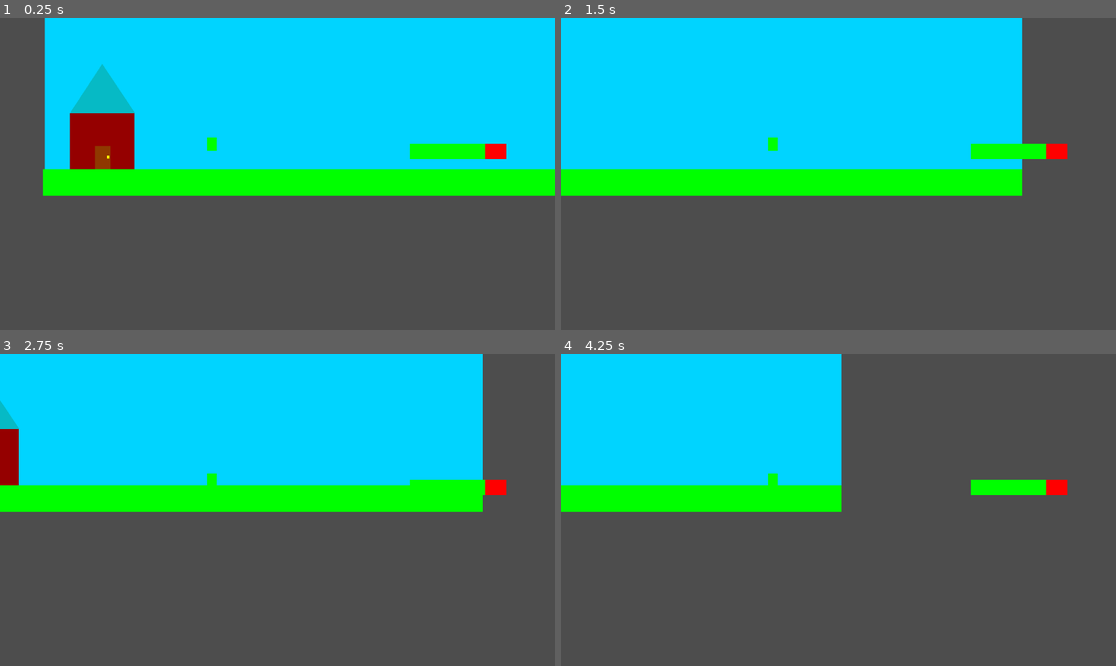
Above: before the commit, frames 1-4 (two rows, left to right).
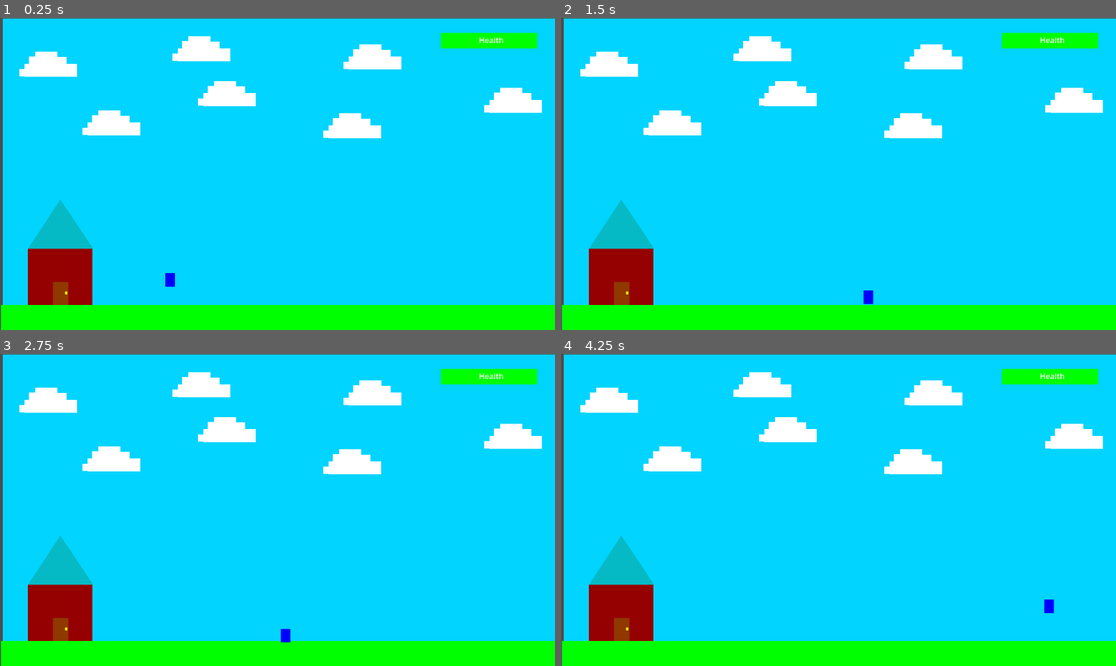
Above: after the commit, the same moments.

Repository: tahmed-sudo/Tabbys-digitech26
Game: Godot game, scene res://Level.tscn
Two runs of this game, one before a commit and one after it. Both use one fixed random seed, a clock stepped at 60 frames per second and the inputs below. The project has no main scene, so this scene is started directly.
Inputs:
- Up to frame 1 (0.25 s): no input
- Up to frame 2 (1.5 s): hold Right (ui_right) from 0.53 s (still down); tap Up (ui_accept) at 0.77 s
- Up to frame 3 (2.75 s): tap Up (ui_accept) at 1.52 s; release Right (ui_right) at 2.03 s; hold Left (ui_left) from 2.03 s (still down)
- Up to frame 4 (4.25 s): release Left (ui_left) at 2.78 s; hold Right (ui_right) from 2.78 s (still down); tap Up (ui_accept) at 3.02, 3.77 s

The runs differ from the first frame. In frame 1, 64% of the frame differs, in the area x 0-100%, y 0-100%; in frame 2, 65%; in frame 3, 69%; in frame 4, 82%.
Error before the commit: Invalid assignment of property or key 'max_value' with value of type 'int' on a base object of type 'Nil'. (res://player.gd:14)

Commit message:
lots of progress towards good enemy spawn

Diff:
--- /dev/null
+++ b/tabbys-2026-game/Enemy.tscn
@@ -0,0 +1,20 @@
+[gd_scene format=3 uid="uid://bso8oc3ia75cm"]
+
+[ext_resource type="Script" uid="uid://dw81wx63luwpc" path="res://enemy.gd" id="1_tt7e2"]
+
+[sub_resource type="CapsuleShape2D" id="CapsuleShape2D_gqquq"]
+height = 34.0
+
+[node name="CharacterBody2D" type="CharacterBody2D" unique_id=1881185564]
+script = ExtResource("1_tt7e2")
+
+[node name="ColorRect" type="ColorRect" parent="." unique_id=785746265]
+offset_left = 9.0
+offset_top = 4.0
+offset_right = 29.0
+offset_bottom = 38.0
+color = Color(1, 0, 0, 1)
+
+[node name="CollisionShape2D" type="CollisionShape2D" parent="." unique_id=1852852758]
+position = Vector2(19, 21)
+shape = SubResource("CapsuleShape2D_gqquq")
--- a/tabbys-2026-game/Level.tscn
+++ b/tabbys-2026-game/Level.tscn
@@ -1,6 +1,7 @@
 [gd_scene format=3 uid="uid://xuhycqdapved"]
 
 [ext_resource type="PackedScene" uid="uid://dsi3kowc0s4hu" path="res://Player.tscn" id="1_bexhn"]
+[ext_resource type="Script" uid="uid://c2qscjkugucp2" path="res://level.gd" id="1_t7iv1"]
 
 [sub_resource type="StyleBoxFlat" id="StyleBoxFlat_bexhn"]
 bg_color = Color(1, 0, 0, 1)
@@ -8,10 +9,16 @@
 [sub_resource type="StyleBoxFlat" id="StyleBoxFlat_t7iv1"]
 bg_color = Color(0, 1, 0, 1)
 
+[sub_resource type="LabelSettings" id="LabelSettings_bexhn"]
+
 [sub_resource type="RectangleShape2D" id="RectangleShape2D_0rwas"]
 size = Vector2(1160, 59)
 
+[sub_resource type="RectangleShape2D" id="RectangleShape2D_bexhn"]
+size = Vector2(125, 110)
+
 [node name="Node2D" type="Node2D" unique_id=1871949922]
+script = ExtResource("1_t7iv1")
 
 [node name="ColorRect3" type="ColorRect" parent="." unique_id=1848178871]
 offset_top = -1.0
@@ -331,14 +338,33 @@
 [node name="CanvasLayer" type="CanvasLayer" parent="." unique_id=1917986497]
 
 [node name="ProgressBar" type="ProgressBar" parent="CanvasLayer" unique_id=1222714484]
-offset_left = 851.0
-offset_top = 261.0
-offset_right = 1051.0
-offset_bottom = 293.0
+anchors_preset = 8
+anchor_left = 0.5
+anchor_top = 0.5
+anchor_right = 0.5
+anchor_bottom = 0.5
+offset_left = 339.0
+offset_top = -293.0
+offset_right = 539.0
+offset_bottom = -261.0
+grow_horizontal = 2
+grow_vertical = 2
 theme_override_styles/background = SubResource("StyleBoxFlat_bexhn")
 theme_override_styles/fill = SubResource("StyleBoxFlat_t7iv1")
-value = 78.0
+value = 100.0
 show_percentage = false
+
+[node name="Camera2D" type="Camera2D" parent="CanvasLayer" unique_id=1347375447]
+position = Vector2(570, 322)
+
+[node name="Label" type="Label" parent="CanvasLayer" unique_id=1996468993]
+offset_left = 994.0
+offset_top = 34.0
+offset_right = 1054.0
+offset_bottom = 83.0
+text = "Health
+"
+label_settings = SubResource("LabelSettings_bexhn")
 
 [node name="StaticBody2D" type="StaticBody2D" parent="." unique_id=1648390045]
 
@@ -358,3 +384,12 @@
 
 [node name="Camera2D2" type="Camera2D" parent="CharacterBody2D" unique_id=851884635]
 position = Vector2(136, 62)
+
+[node name="Spawn_trigger" type="Area2D" parent="." unique_id=1847600203]
+position = Vector2(852, 557)
+
+[node name="CollisionShape2D" type="CollisionShape2D" parent="Spawn_trigger" unique_id=215227318]
+position = Vector2(0, -14)
+shape = SubResource("RectangleShape2D_bexhn")
+
+[connection signal="body_entered" from="Spawn_trigger" to="." method="_on_spawn_trigger_body_entered"]
--- a/tabbys-2026-game/Player.tscn
+++ b/tabbys-2026-game/Player.tscn
@@ -12,7 +12,7 @@
 offset_top = -14.0
 offset_right = 10.0
 offset_bottom = 14.0
-color = Color(0, 1, 0, 1)
+color = Color(0, 0, 1, 1)
 
 [node name="CollisionShape2D" type="CollisionShape2D" parent="." unique_id=1516398449]
 shape = SubResource("CapsuleShape2D_0rwas")
--- /dev/null
+++ b/tabbys-2026-game/enemy.gd
@@ -0,0 +1 @@
+extends CharacterBody2D
--- /dev/null
+++ b/tabbys-2026-game/level.gd
@@ -0,0 +1,9 @@
+extends Node2D
+
+@export var enemy_scene: PackedScene = preload ("res://Enemy.tscn")
+
+var has_spawned: bool = false
+
+func _on_spawn_trigger_body_entered(body: Node2D) -> void:
+	if body.is_in_group("Player") and not has_spawned:
+		enemy_scene
--- a/tabbys-2026-game/manager.gd
+++ b/tabbys-2026-game/manager.gd
@@ -1,11 +1,4 @@
-extends Node
+extends Node2D
 
-
-# Called when the node enters the scene tree for the first time.
-func _ready() -> void:
-	pass # Replace with function body.
-
-
-# Called every frame. 'delta' is the elapsed time since the previous frame.
-func _process(delta: float) -> void:
-	pass
+@export var enemy_spawn: PathFollow2D
+@export var enemy_scene: PackedScene
--- a/tabbys-2026-game/player.gd
+++ b/tabbys-2026-game/player.gd
@@ -3,16 +3,17 @@
 var health = 100
 
 const SPEED = 300.0
-const GRAVITY = 980.0
-const JUMP_VELOCITY = -400.0
+const JUMP_VELOCITY = -350.0
 
 @export var health_ui: ProgressBar
 
 
 
-func _ready() -> void:
+func ready() -> void:
 	health_ui.max_value = health
 	health.ui.value = health
+
+
 func _physics_process(delta: float) -> void:
 
 	velocity += get_gravity() * delta
@@ -27,3 +28,7 @@
 
 
 	move_and_slide()
+
+
+func _on_spawn_trigger_body_entered(body: Node2D) -> void:
+	pass # Replace with function body.
Not shown, added: tabbys-2026-game/enemy.gd.uid
Not shown, added: tabbys-2026-game/level.gd.uid
